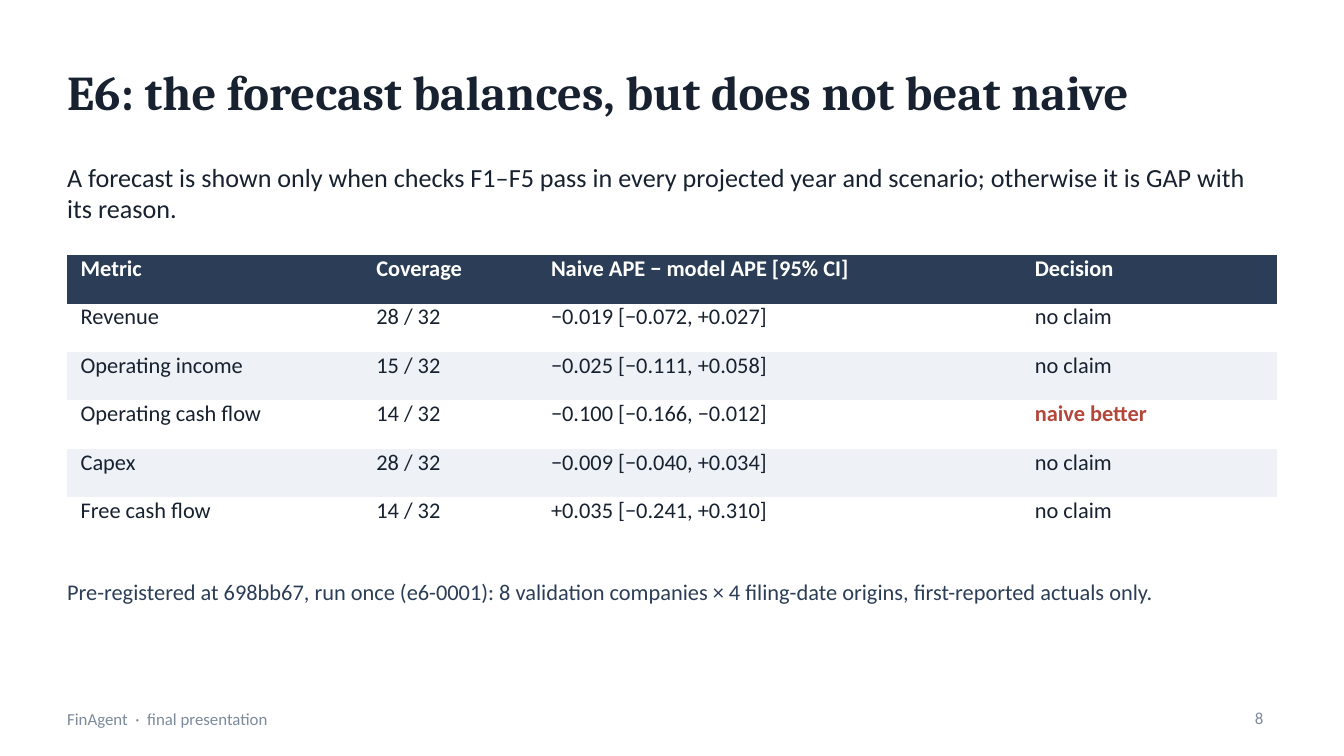
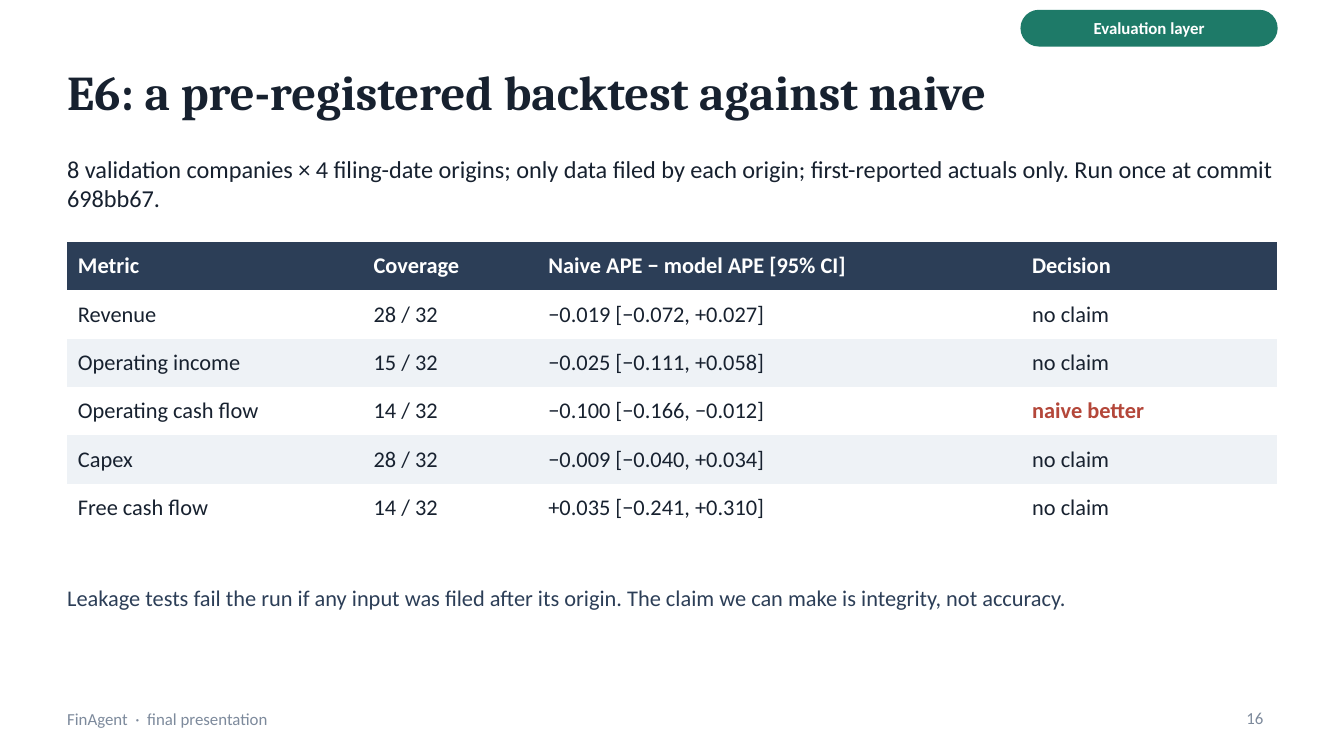
Before and after one commit to vojha95/finagent, a slide deck: slide 16 of docs/FinAgent_deck.pptx (slide 8 before the commit). Drawn at 1344x756 pixels with LibreOffice and Linux fonts; fonts in the diff are those of the drawing. Boxes give left, top, right and bottom in pixels: in the first picture for what was removed or moved away, otherwise in the second. Text is boxed around its words. In the diff, an @@ line names an element or a change of style, - is before the commit and + after.

```diff
--- a/docs/FinAgent_deck.pptx
+++ b/docs/FinAgent_deck.pptx
@@ rounded rectangle added at (1021, 11, 1277, 46), fill #1E7A68, outline #1E7A68 1 pt @@
@@ text added at (1094, 22, 1204, 37), 9 pt, text #FFFFFF, bold @@
+Evaluation layer
@@ title at (67, 76, 986, 120): text changed @@
-E6: the forecast balances, but does not beat naive
+E6: a pre-registered backtest against naive
@@ text removed at (67, 169, 1244, 218) @@
-A forecast is shown only when checks F1–F5 pass in every projected year and scenario; otherwise it is GAP with its reason.
@@ text added at (67, 161, 1272, 207), 13 pt, text #17212F @@
+8 validation companies × 4 filing-date origins; only data filed by each origin; first-reported actuals only. Run once at commit 698bb67.
@@ table: place and size @@
-table at (67, 255, 1277, 525)
+table at (67, 242, 1277, 522)
@@ text removed at (67, 584, 1152, 604) @@
-Pre-registered at 698bb67, run once (e6-0001): 8 validation companies × 4 filing-date origins, first-reported actuals only.
@@ text added at (67, 590, 1065, 610), 12 pt, text #2C3E57 @@
+Leakage tests fail the run if any input was filed after its origin. The claim we can make is integrity, not accuracy.
@@ page number at (1246, 712, 1263, 724): text changed @@
-8
+16
```
Also in this commit, not shown: 8 other slides changed, 12 slides added, 1 slide removed, 1 other file.
